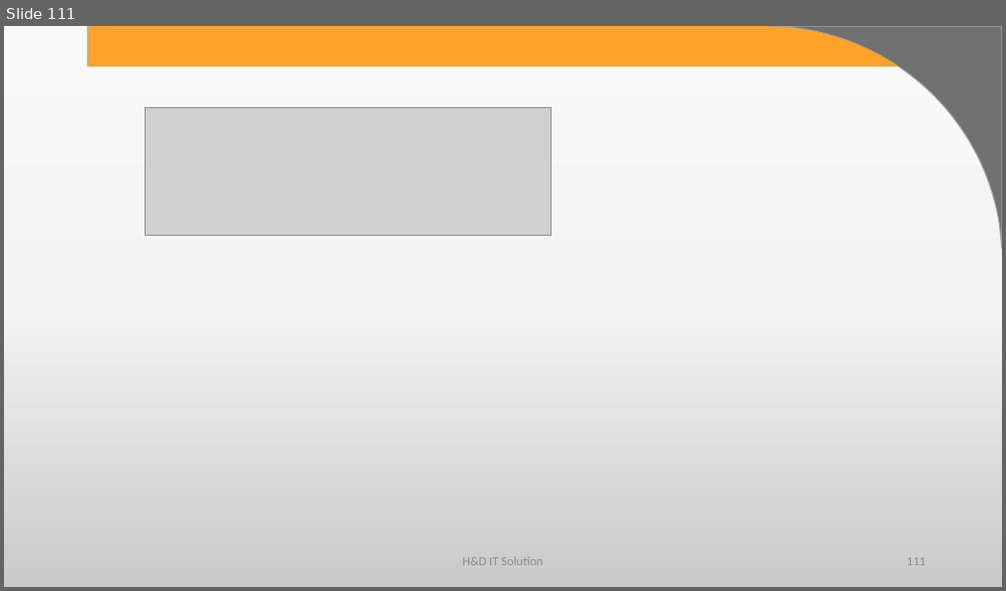
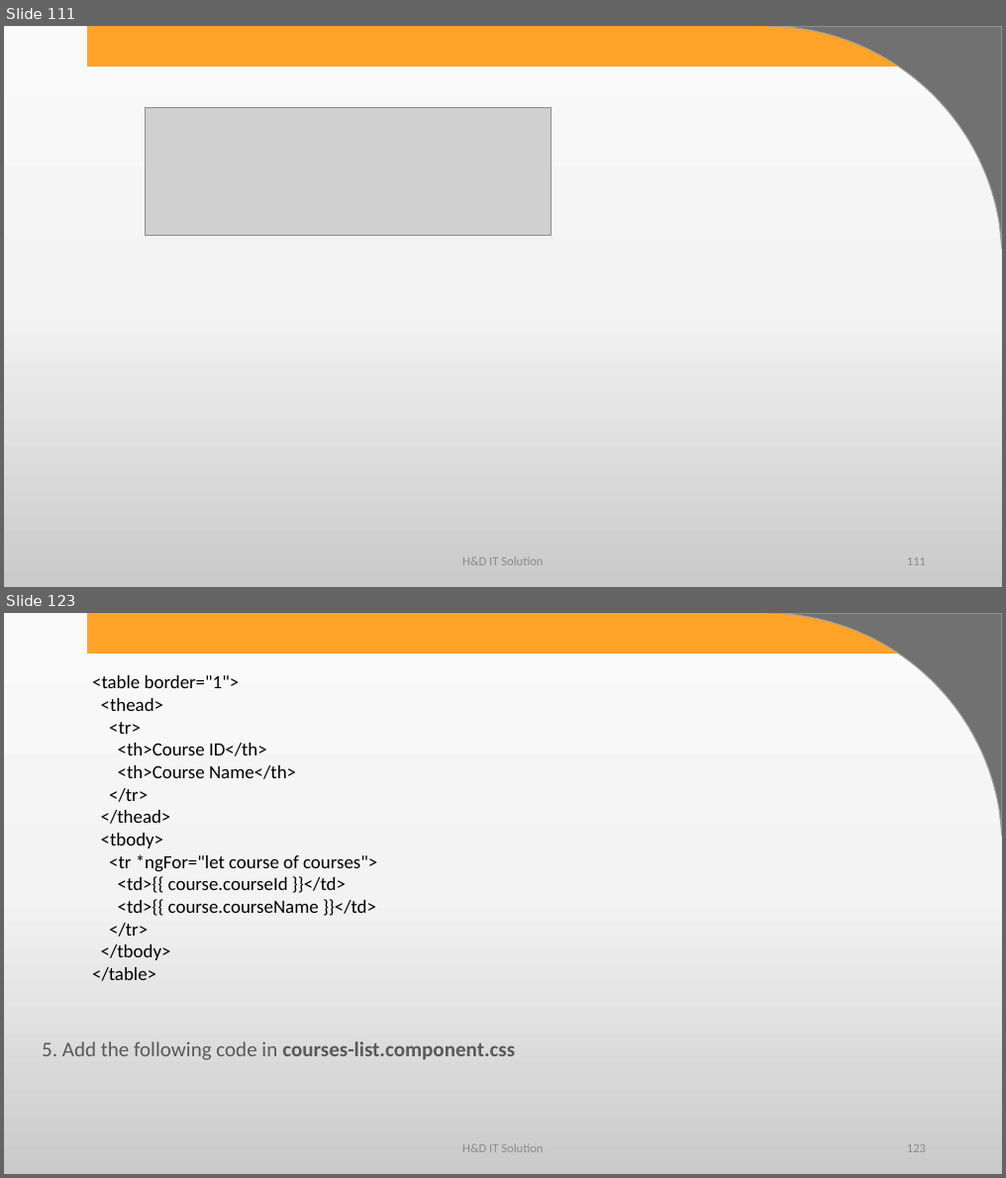
Before and after one commit to harshadasawant/infiniteAngular, a slide deck: ppt/ANGULAR.pptx. Shown one above the other, each under a label of ours: slide 111 before the commit, slides 111 and 123 after it; the slides between them are not shown. The pictures are 1006x591 and 1006x1178 pixels, drawn with LibreOffice and Linux fonts; fonts in the diff are those of the drawing; grey boxes stand for pictures; background and template pictures are left out. Boxes give left, top, right and bottom in pixels: in the first picture for what was removed or moved away, otherwise in the second. Text is boxed around its words. In the diff, an @@ line names an element or a change of style, - is before the commit and + after.

```diff
--- a/ppt/ANGULAR.pptx
+++ b/ppt/ANGULAR.pptx
@@ slide 123 added at (x1=4, y1=613, x2=1002, y2=1174), background gradient #FBFBFB to #F4F4F4 to #CBCBCB; not listed: 2 template elements that a slide beside it also shows @@
@@ text added at (x1=92, y1=675, x2=377, y2=981), 18 pt, text #000000 @@
+<table border="1">
+<thead>
+<tr>
+<th>Course ID</th>
+<th>Course Name</th>
+</tr>
+</thead>
+<tbody>
+<tr *ngFor="let course of courses">
+<td>{{ course.courseId }}</td>
+<td>{{ course.courseName }}</td>
+</tr>
+</tbody>
+</table>
@@ text added at (x1=42, y1=1042, x2=515, y2=1060), 20 pt, text #595959, bold @@
+5. Add the following code in courses-list.component.css
@@ text added at (x1=462, y1=1145, x2=543, y2=1153), 12 pt, text #8C8C8C @@
+H&D IT Solution
@@ page number added at (x1=907, y1=1145, x2=926, y2=1153), 12 pt, text #8C8C8C @@
+123
```
Also in this commit, not shown: 21 other slides added, 7 other files.
